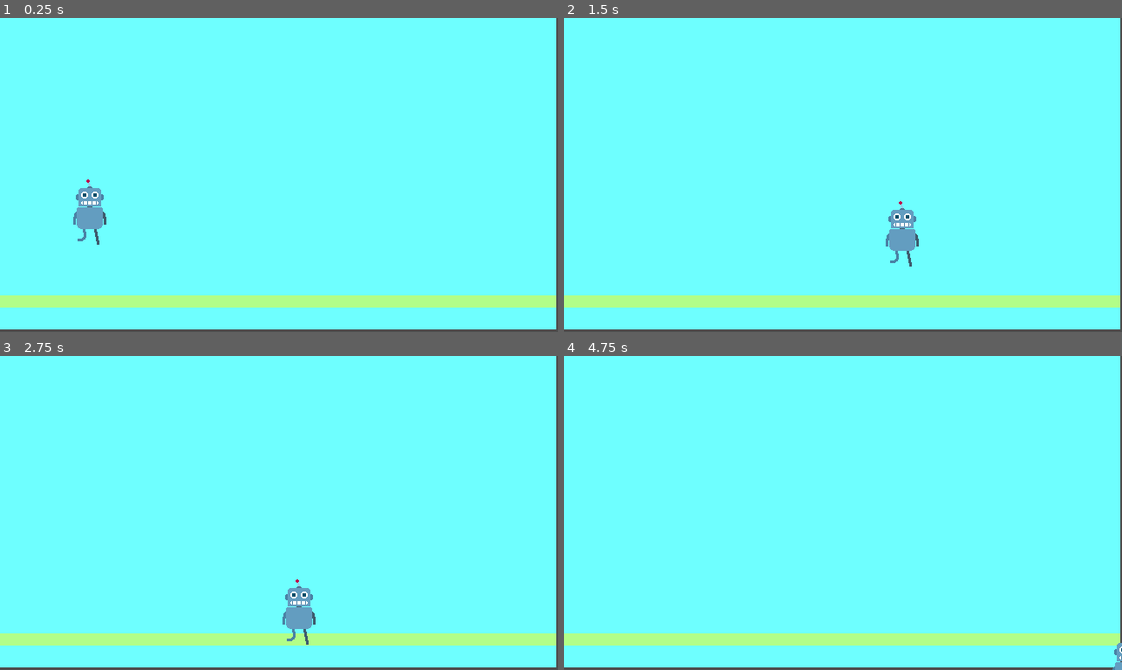
Above: before the commit, frames 1-4 (two rows, left to right).
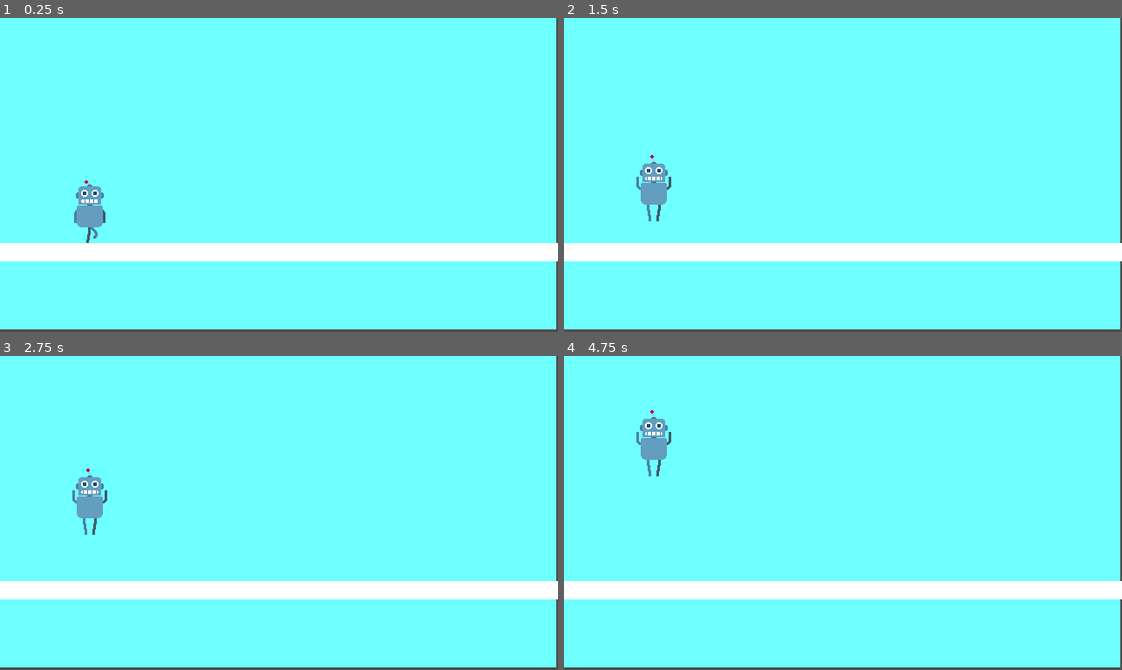
Above: after the commit, the same moments.

Repository: Difio3333/imnotarobot
Game: Godot game, scene res://levels/sidescroller.tscn
Same seed, same stepped clock (60 frames per second), same inputs: the game is played once before the commit and once after it. This scene is started directly instead of the project's main scene.
Inputs:
- Up to frame 1 (0.25 s): no input
- Up to frame 2 (1.5 s): tap Enter (ui_accept) at 0.5, 0.6, 0.77, 1.07, 1.35 s; hold Right (ui_right) from 0.53 s (still down)
- Up to frame 3 (2.75 s): tap Enter (ui_accept) at 1.52, 1.82, 2.1 s; release Right (ui_right) at 2.03 s; hold Left (ui_left) from 2.03 s (still down)
- Up to frame 4 (4.75 s): release Left (ui_left) at 2.78 s; hold Right (ui_right) 2.78-4.28 s; tap Enter (ui_accept) at 2.85, 3.02, 3.32, 3.6, 3.77, 4.07, 4.35, 4.52 s; hold Left (ui_left) from 4.28 s (still down)

The runs differ from the first frame. In frame 1, 10% of the frame differs, in the area x 0-100%, y 51-93%; in frame 2, 11%, in the area x 0-100%, y 43-93%; in frame 3, 11%; in frame 4, 10%.

Commit message:
nehm ich an

Diff:
--- /dev/null
+++ b/levels/sidescroller.gd
@@ -0,0 +1,11 @@
+extends Node2D
+
+
+# Called when the node enters the scene tree for the first time.
+func _ready() -> void:
+	pass # Replace with function body.
+
+
+# Called every frame. 'delta' is the elapsed time since the previous frame.
+func _process(delta: float) -> void:
+	pass
--- a/levels/sidescroller.tscn
+++ b/levels/sidescroller.tscn
@@ -1,11 +1,13 @@
-[gd_scene load_steps=3 format=3 uid="uid://cm0t23wc6k7bp"]
+[gd_scene load_steps=4 format=3 uid="uid://cm0t23wc6k7bp"]
 
+[ext_resource type="Script" path="res://levels/sidescroller.gd" id="1_tdv6b"]
 [ext_resource type="PackedScene" uid="uid://ddfcjdq2ntim6" path="res://scenes/robot_char.tscn" id="1_tl7tt"]
 
-[sub_resource type="RectangleShape2D" id="RectangleShape2D_36p10"]
-size = Vector2(647, 20)
+[sub_resource type="RectangleShape2D" id="RectangleShape2D_dbfso"]
+size = Vector2(131, 20)
 
 [node name="Sidescroller" type="Node2D"]
+script = ExtResource("1_tdv6b")
 
 [node name="ColorRect" type="ColorRect" parent="."]
 offset_right = 40.0
@@ -13,19 +15,20 @@
 scale = Vector2(15.96, 8.92)
 color = Color(0.431373, 1, 1, 1)
 
-[node name="Area2D" type="StaticBody2D" parent="."]
-position = Vector2(0, 318)
-scale = Vector2(1, 0.0400001)
-
-[node name="CollisionShape2D" type="CollisionShape2D" parent="Area2D"]
-position = Vector2(316, 336)
-shape = SubResource("RectangleShape2D_36p10")
-
-[node name="ColorRect2" type="ColorRect" parent="Area2D"]
-offset_right = 40.0
-offset_bottom = 40.0
-scale = Vector2(15.96, 8.92)
-color = Color(0.699307, 0.996131, 0.534134, 1)
-
 [node name="RobotChar" parent="." instance=ExtResource("1_tl7tt")]
 position = Vector2(103, 193)
+
+[node name="StaticBody2D" type="StaticBody2D" parent="."]
+position = Vector2(20, 268)
+scale = Vector2(12.48, 1)
+
+[node name="CollisionShape2D" type="CollisionShape2D" parent="StaticBody2D"]
+position = Vector2(55.5, 0)
+shape = SubResource("RectangleShape2D_dbfso")
+
+[node name="ColorRect" type="ColorRect" parent="StaticBody2D"]
+offset_left = -10.0
+offset_top = -10.0
+offset_right = 30.0
+offset_bottom = 30.0
+scale = Vector2(3.28, 0.52)
--- a/scenes/drone.tscn
+++ b/scenes/drone.tscn
@@ -1,15 +1,19 @@
-[gd_scene load_steps=3 format=3 uid="uid://cfo0m1xkeus7p"]
+[gd_scene load_steps=4 format=3 uid="uid://cfo0m1xkeus7p"]
 
 [ext_resource type="Script" path="res://scenes/drone.gd" id="1_yvblt"]
+[ext_resource type="Texture2D" uid="uid://c5n50mwnhsfln" path="res://assets/FotoFrido.jpg" id="2_i0ico"]
 
 [sub_resource type="CircleShape2D" id="CircleShape2D_6qti1"]
 
 [node name="Drone" type="Area2D" groups=["Enemy"]]
 script = ExtResource("1_yvblt")
 
-[node name="CollisionShape2D" type="CollisionShape2D" parent="."]
-shape = SubResource("CircleShape2D_6qti1")
-
 [node name="Sprite2D" type="Sprite2D" parent="."]
+scale = Vector2(0.2, 0.2)
+texture = ExtResource("2_i0ico")
 
 [node name="AnimationPlayer" type="AnimationPlayer" parent="Sprite2D"]
+
+[node name="CollisionShape2D" type="CollisionShape2D" parent="."]
+scale = Vector2(5.84, 5.6)
+shape = SubResource("CircleShape2D_6qti1")
--- a/scenes/robot_char.gd
+++ b/scenes/robot_char.gd
@@ -2,25 +2,23 @@
 
 
 const SPEED = 300.0
-const JUMP_VELOCITY = -400.0
+@export var jump_velocity:float = 403.0
+@onready var anim_player: AnimationPlayer = $Sprite2D/AnimationPlayer
 
+func _ready() -> void:
+	anim_player.play("walk")
 
 func _physics_process(delta: float) -> void:
 	# Add the gravity.
 	if not is_on_floor():
 		velocity += get_gravity() * delta
 
+	if is_on_floor() and anim_player.current_animation == "jump":
+		anim_player.play("walk")
 	# Handle jump.
 	if Input.is_action_just_pressed("ui_accept") and is_on_floor():
-		velocity.y = JUMP_VELOCITY
-
-	# Get the input direction and handle the movement/deceleration.
-	# As good practice, you should replace UI actions with custom gameplay actions.
-	var direction := Input.get_axis("ui_left", "ui_right")
-	if direction:
-		velocity.x = direction * SPEED
-	else:
-		velocity.x = move_toward(velocity.x, 0, SPEED)
+		velocity.y = -jump_velocity
+		anim_player.play("jump")
 
 	move_and_slide()
 
--- a/scenes/robot_char.tscn
+++ b/scenes/robot_char.tscn
@@ -20,6 +20,8 @@
 
 [sub_resource type="Animation" id="Animation_nh233"]
 resource_name = "jump"
+length = 0.07
+loop_mode = 1
 step = 0.07
 tracks/0/type = "value"
 tracks/0/imported = false
@@ -37,6 +39,7 @@
 [sub_resource type="Animation" id="Animation_f7x2j"]
 resource_name = "walk"
 length = 0.56
+loop_mode = 1
 step = 0.07
 tracks/0/type = "value"
 tracks/0/imported = false
@@ -66,6 +69,7 @@
 
 [node name="RobotChar" type="CharacterBody2D"]
 script = ExtResource("1_bitfw")
+jump_velocity = 500.0
 
 [node name="Sprite2D" type="Sprite2D" parent="."]
 texture = ExtResource("1_1mqc5")
